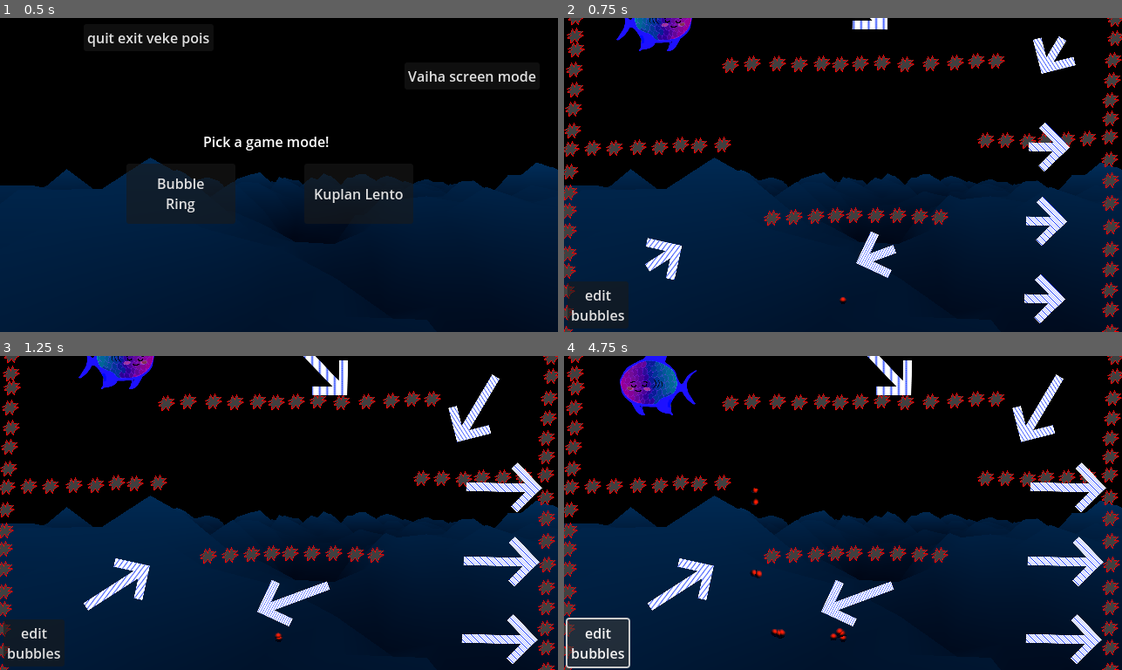
Above: before the commit, frames 1-4 (two rows, left to right).
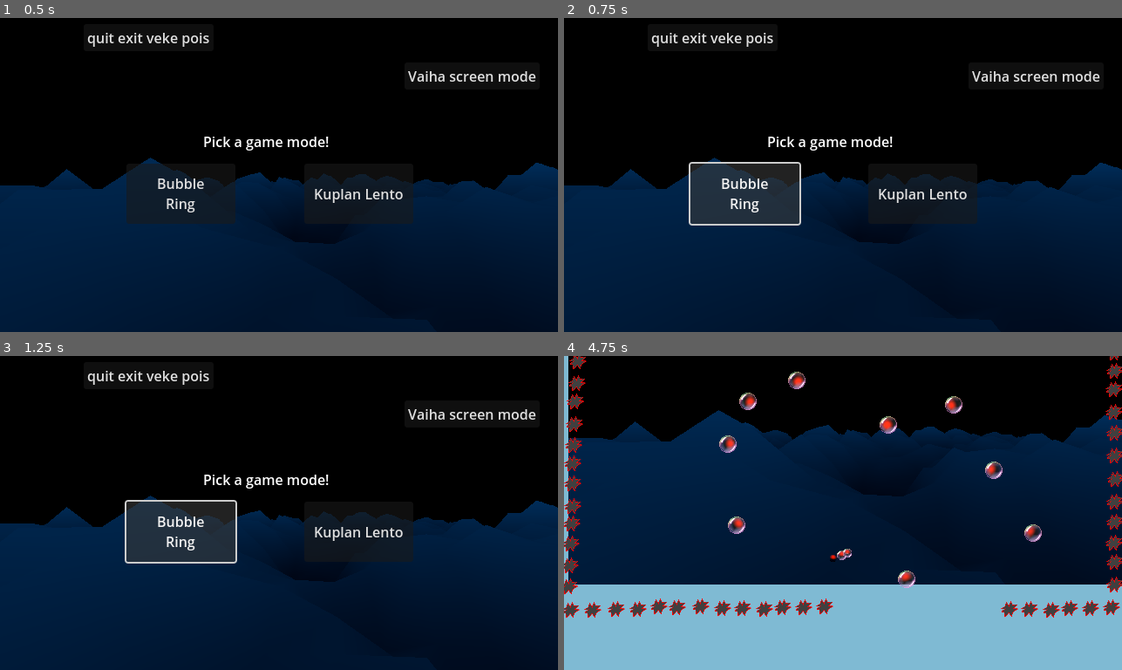
Above: after the commit, the same moments.

Repository: Raattis/ggj25
Game: Godot game, scene res://paavalikko.tscn
Same seed, same stepped clock (60 frames per second), same inputs: the game is played once before the commit and once after it. The engine's default icon, where the game draws it, is replaced by a stand-in: a white triangle on a blue panel in a dark square.
Inputs (mouse positions are in pixels of both pictures, inside the frame that each line leads up to):
- Up to frame 1 (0.5 s): no input
- Up to frame 2 (0.75 s): click "Bubble Ring" at 0.5 s
- Up to frame 3 (1.25 s): no input
- Up to frame 4 (4.75 s): click (597, 641) at 1.25 s, where only the run before the commit has a clickable "edit bubbles"; click (597, 641) at 2 s, where only the run before the commit has a clickable "edit map"; click (921, 531) at 2.75 s, where only the run after the commit has a clickable "Kuplan Lento"; click (597, 641) at 3.5 s, where only the run before the commit has a clickable "edit bubbles"; click (597, 641) at 4.25 s, where only the run before the commit has a clickable "edit map"

Frame 1 is identical in both runs. In frame 2, 14% of the frame differs, in the area x 0-100%, y 0-100%; in frame 3, 16%; in frame 4, 64%.

Commit message:
ankkurien kerays

Diff:
--- a/godot-project/kentat/kenta_kahdeksikko.tscn
+++ b/godot-project/kentat/kenta_kahdeksikko.tscn
@@ -1,9 +1,11 @@
-[gd_scene load_steps=5 format=3 uid="uid://bcrrmnmev2k1t"]
+[gd_scene load_steps=7 format=3 uid="uid://bcrrmnmev2k1t"]
 
 [ext_resource type="PackedScene" uid="uid://xjwqtpiaaa4o" path="res://riku/piikki.tscn" id="1_brnge"]
 [ext_resource type="PackedScene" uid="uid://dagu8ijc37k04" path="res://riku/death_plane.tscn" id="2_qxlhe"]
 [ext_resource type="PackedScene" uid="uid://cf81ogclcnnb6" path="res://riku/siirreltava.tscn" id="3_c42sy"]
 [ext_resource type="PackedScene" uid="uid://c1iba0jrj8j7w" path="res://riku/win_plane.tscn" id="4_hfthl"]
+[ext_resource type="PackedScene" uid="uid://b16pwl1lkdp8p" path="res://vesa/ankkurininen.tscn" id="5_qxlhe"]
+[ext_resource type="PackedScene" uid="uid://blhgyhqy0sdsu" path="res://riku/mode_switch.tscn" id="6_c42sy"]
 
 [node name="kenta_kahdeksikko" type="Node2D"]
 
@@ -260,23 +262,26 @@
 position = Vector2(131, 260)
 rotation = -0.58294
 
-[node name="siirreltava3" parent="siirreltavat" instance=ExtResource("3_c42sy")]
-position = Vector2(577, 145)
-
-[node name="siirreltava6" parent="siirreltavat" instance=ExtResource("3_c42sy")]
-position = Vector2(371, 9)
-rotation = 0.785398
-
-[node name="siirreltava7" parent="siirreltavat" instance=ExtResource("3_c42sy")]
-position = Vector2(552, 63)
-rotation = 2.0944
-
-[node name="siirreltava4" parent="siirreltavat" instance=ExtResource("3_c42sy")]
-position = Vector2(574, 230)
-
-[node name="siirreltava5" parent="siirreltavat" instance=ExtResource("3_c42sy")]
-position = Vector2(572, 319)
-
 [node name="win_plane" parent="." instance=ExtResource("4_hfthl")]
 position = Vector2(368, -105)
 scale = Vector2(10, 1)
+
+[node name="ankkuri" parent="." instance=ExtResource("5_qxlhe")]
+position = Vector2(108, 35)
+
+[node name="ankkuri2" parent="." instance=ExtResource("5_qxlhe")]
+position = Vector2(570, 29)
+
+[node name="ankkuri3" parent="." instance=ExtResource("5_qxlhe")]
+position = Vector2(333, 14)
+
+[node name="mode_switch" parent="." instance=ExtResource("6_c42sy")]
+z_index = 1
+offset_left = 9.0
+offset_top = 299.0
+offset_right = 79.0
+offset_bottom = 353.0
+text = "editing
+bubbles"
+
+[connection signal="pressed" from="mode_switch" to="mode_switch" method="_on_pressed"]
--- /dev/null
+++ b/godot-project/kentat/kenta_tutorial.tscn
@@ -0,0 +1,64 @@
+[gd_scene load_steps=6 format=3 uid="uid://71mwi3rl47cg"]
+
+[ext_resource type="PackedScene" uid="uid://xjwqtpiaaa4o" path="res://riku/piikki.tscn" id="1_hovwc"]
+[ext_resource type="PackedScene" uid="uid://dagu8ijc37k04" path="res://riku/death_plane.tscn" id="2_8tc5p"]
+[ext_resource type="PackedScene" uid="uid://c1iba0jrj8j7w" path="res://riku/win_plane.tscn" id="3_loxyf"]
+[ext_resource type="PackedScene" uid="uid://b16pwl1lkdp8p" path="res://vesa/ankkurininen.tscn" id="4_ktpr6"]
+[ext_resource type="PackedScene" uid="uid://c6xc05f84igpk" path="res://vesa/virtanen.tscn" id="5_i1tjq"]
+
+[node name="kenta_tutorial" type="Node2D"]
+
+[node name="ohjeet" type="Label" parent="."]
+offset_left = 24.0
+offset_top = 118.0
+offset_right = 292.0
+offset_bottom = 219.0
+text = "Left click to attach bubbles
+Right click to delete
+Collect 10 anchors to win the level!
+"
+
+[node name="esteet" type="Node" parent="."]
+
+[node name="piikki" parent="esteet" instance=ExtResource("1_hovwc")]
+position = Vector2(325, 181)
+scale = Vector2(1.8255, 1.8255)
+
+[node name="piikki2" parent="esteet" instance=ExtResource("1_hovwc")]
+position = Vector2(154, 81)
+
+[node name="piikki3" parent="esteet" instance=ExtResource("1_hovwc")]
+position = Vector2(570, 81)
+
+[node name="death_plane" parent="." instance=ExtResource("2_8tc5p")]
+position = Vector2(-80, 259)
+scale = Vector2(1, 5.53272)
+
+[node name="death_plane2" parent="." instance=ExtResource("2_8tc5p")]
+position = Vector2(717, 260)
+scale = Vector2(1, 5.53272)
+
+[node name="death_plane4" parent="." instance=ExtResource("2_8tc5p")]
+position = Vector2(377, -123)
+scale = Vector2(24.1192, 0.469113)
+
+[node name="death_plane5" parent="." instance=ExtResource("2_8tc5p")]
+position = Vector2(385, 636)
+scale = Vector2(24.1192, 0.469113)
+
+[node name="siirreltavat" type="Node" parent="."]
+
+[node name="win_plane" parent="." instance=ExtResource("3_loxyf")]
+position = Vector2(368, 466)
+scale = Vector2(10, 1)
+
+[node name="ankkuri3" parent="." instance=ExtResource("4_ktpr6")]
+position = Vector2(331, 101)
+
+[node name="the virtanen" parent="." instance=ExtResource("5_i1tjq")]
+position = Vector2(280, 74)
+rotation = 0.329232
+
+[node name="the virtanen2" parent="." instance=ExtResource("5_i1tjq")]
+position = Vector2(375, 51)
+rotation = 2.69337
--- /dev/null
+++ b/godot-project/kentat/voitto_teksti.gd
@@ -0,0 +1,7 @@
+extends Label
+
+func _process(delta):
+	if GameManager.anchors_collected >= 10:
+		text = str(GameManager.anchors_collected) + "/10 anchors collected\nVICTORYY!!\nPress number from 1 to " + str(GameManager.map_count)
+	else:
+		text = str(GameManager.anchors_collected) + "/10 anchors collected"
--- a/godot-project/riku/cluster.gd
+++ b/godot-project/riku/cluster.gd
@@ -11,6 +11,7 @@
 var liike_nopeus = 500.0
 var kierto_nopeus = 10000.0
 
+var anchors_collected := 0
 
 func _ready():
 	if get_tree().get_current_scene().name.find("fly") != -1:
@@ -90,7 +91,7 @@
 	center_of_mass_local /= get_child_count()
 	var center_of_mass_global := to_global(center_of_mass_local)
 
-	if get_child_count() > 0:
+	if get_child_count() > 1:
 		for child in get_children():
 			child = child as CollisionShape2D
 			var dont_move := false
@@ -100,7 +101,7 @@
 			for b in get_children() as Array[CollisionShape2D]:
 				if b == child:
 					continue
-				var radii :float= r + child.shape.radius
+				var radii :float= r + b.shape.radius
 				var radii_sqrd := radii * radii
 				var dist_sqrd = (b.position - p).length_squared()
 				var new_dist_sqrd = (b.position - candidate_position).length_squared()
@@ -152,7 +153,9 @@
 		destroy()
 	if (body as StaticBody2D).collision_layer & (1<<4) != 0:
 		get_parent().get_parent().find_child("the kalanen").etippä_toi(self);
-		print("Kalanen hengitti kuplan!")
+		print("Voittoon mentiin ", anchors_collected, " ankkurin kanssa.")
+		GameManager.anchors_collected += anchors_collected
+
 
 func find_closest_spot(pos: Vector2, radius: float) -> Vector2:
 	var closest_dist :float= INF
--- a/godot-project/riku/death_plane.tscn
+++ b/godot-project/riku/death_plane.tscn
@@ -13,4 +13,5 @@
 shape = SubResource("RectangleShape2D_v0xw8")
 
 [node name="death_gfx" type="Sprite2D" parent="."]
+visible = false
 texture = ExtResource("1_vn5dp")
--- a/godot-project/riku/game_manager.gd
+++ b/godot-project/riku/game_manager.gd
@@ -1,3 +1,7 @@
 extends Node
 
 var bubbles_add_mode := true
+var map_changed := false
+var siirreltavat :Node= null
+var anchors_collected := 0
+var map_count := 0
--- a/godot-project/riku/kursori.gd
+++ b/godot-project/riku/kursori.gd
@@ -32,6 +32,12 @@
 
 
 func _process(delta: float):
+	if GameManager.map_changed and cluster_parent:
+		GameManager.map_changed = false
+		cluster_parent.name = "old_cluster_parent"
+		cluster_parent.queue_free()
+		cluster_parent = null
+
 	if not cluster_parent:
 		cluster_parent = Node2D.new()
 		cluster_parent.name = "cluster_parent"
@@ -87,9 +93,9 @@
 
 const SIIRRELTAVA = preload("res://riku/siirreltava.tscn")
 func _input(event: InputEvent):
-	if event is InputEventMouseButton and event.double_click and event.button_index == MOUSE_BUTTON_LEFT and not GameManager.bubbles_add_mode:
+	if event is InputEventMouseButton and event.double_click and event.button_index == MOUSE_BUTTON_LEFT and not GameManager.bubbles_add_mode and GameManager.siirreltavat:
 		var siirreltava := SIIRRELTAVA.instantiate()
-		$"..".find_child("siirreltavat", true).add_child(siirreltava)
+		GameManager.siirreltavat.add_child(siirreltava)
 		siirreltava.global_position = get_global_mouse_position()
 	if event.is_action_pressed("launch"):
 		launch()
--- a/godot-project/riku/maailma.tscn
+++ b/godot-project/riku/maailma.tscn
@@ -6,9 +6,9 @@
 [ext_resource type="PackedScene" uid="uid://daq0pfywwl0eb" path="res://riku/kupla_gfx.tscn" id="2_cspln"]
 [ext_resource type="PackedScene" uid="uid://cdh1dxarb8aqr" path="res://riku/kupla_coll.tscn" id="3_h4tqo"]
 [ext_resource type="PackedScene" uid="uid://bcrrmnmev2k1t" path="res://kentat/kenta_kahdeksikko.tscn" id="4_1f6c8"]
-[ext_resource type="PackedScene" uid="uid://blhgyhqy0sdsu" path="res://riku/mode_switch.tscn" id="8_w20kg"]
-[ext_resource type="PackedScene" uid="uid://b684m0s4us8kb" path="res://vesa/kalanen.tscn" id="10_em6w7"]
-[ext_resource type="PackedScene" uid="uid://b16pwl1lkdp8p" path="res://vesa/ankkurininen.tscn" id="10_msu6y"]
+[ext_resource type="PackedScene" uid="uid://dx66bfx2xx7hu" path="res://vesa/kalanen.tscn" id="10_em6w7"]
+[ext_resource type="Script" uid="uid://cj3j5u15dfmam" path="res://riku/mapin_vaihto.gd" id="10_msu6y"]
+[ext_resource type="Script" uid="uid://db24hqv5btw2k" path="res://kentat/voitto_teksti.gd" id="11_cuxj6"]
 [ext_resource type="Script" uid="uid://ckt0usd1iobuf" path="res://riku/drag_kamera.gd" id="11_msu6y"]
 
 [node name="maailma" type="Node2D"]
@@ -44,18 +44,17 @@
 position = Vector2(320, 180)
 script = ExtResource("11_msu6y")
 
-[node name="kenta_kahdeksikko" parent="." instance=ExtResource("4_1f6c8")]
+[node name="mapit" type="Node" parent="."]
+script = ExtResource("10_msu6y")
+arr = Array[PackedScene]([ExtResource("10_cuxj6"), ExtResource("4_1f6c8")])
 
-[node name="mode_switch" parent="." instance=ExtResource("8_w20kg")]
-z_index = 1
-
-[node name="ankkuri" parent="." instance=ExtResource("10_msu6y")]
-position = Vector2(226, 142)
-
-[node name="ankkuri2" parent="." instance=ExtResource("10_msu6y")]
-position = Vector2(453, 146)
-
-[node name="level" type="Node" parent="."]
+[node name="voitto_teksti" type="Label" parent="."]
+offset_left = 188.0
+offset_top = 6.0
+offset_right = 439.0
+offset_bottom = 29.0
+text = "0/10 anchors collected"
+horizontal_alignment = 1
+script = ExtResource("11_cuxj6")
 
 [connection signal="body_entered" from="cluster" to="cluster" method="_on_body_entered"]
-[connection signal="pressed" from="mode_switch" to="mode_switch" method="_on_pressed"]
--- /dev/null
+++ b/godot-project/riku/mapin_vaihto.gd
@@ -0,0 +1,42 @@
+class_name Mapit
+extends Node
+
+@export var arr : Array[PackedScene] = []
+
+func _ready():
+	GameManager.map_count = arr.size()
+	load_map(0)
+
+func load_map(i: int):
+	if i >= arr.size():
+		return
+	var n := arr[i].instantiate()
+	if get_child_count() > 0:
+		remove_child(get_child(0))
+	add_child(n)
+	GameManager.siirreltavat = n.find_child("siirreltavat")
+	GameManager.map_changed = true
+	GameManager.anchors_collected = 0
+
+func _input(event: InputEvent):
+	var k := event as InputEventKey
+	if k and k.keycode == KEY_1:
+		load_map(0)
+	if k and k.keycode == KEY_2:
+		load_map(1)
+	if k and k.keycode == KEY_3:
+		load_map(2)
+	if k and k.keycode == KEY_4:
+		load_map(3)
+	if k and k.keycode == KEY_5:
+		load_map(4)
+	if k and k.keycode == KEY_6:
+		load_map(5)
+	if k and k.keycode == KEY_7:
+		load_map(6)
+	if k and k.keycode == KEY_8:
+		load_map(7)
+	if k and k.keycode == KEY_9:
+		load_map(8)
+	if k and k.keycode == KEY_0:
+		load_map(9)
--- a/godot-project/riku/piikki.tscn
+++ b/godot-project/riku/piikki.tscn
@@ -3,6 +3,7 @@
 [ext_resource type="Texture2D" uid="uid://d3yylr5yhuygk" path="res://piikkiii.png" id="1_pa8mk"]
 
 [sub_resource type="CircleShape2D" id="CircleShape2D_cspln"]
+radius = 5.0
 
 [node name="piikki" type="StaticBody2D"]
 collision_layer = 4
--- a/godot-project/riku/win_plane.tscn
+++ b/godot-project/riku/win_plane.tscn
@@ -13,4 +13,5 @@
 shape = SubResource("RectangleShape2D_v0xw8")
 
 [node name="death_gfx" type="Sprite2D" parent="."]
+visible = false
 texture = ExtResource("1_0bpaq")
--- a/godot-project/vesa/ankkurininen.gd
+++ b/godot-project/vesa/ankkurininen.gd
@@ -5,4 +5,6 @@
 	pass
 
 func _on_body_entered(body: Node2D) -> void:
-	(body as Cluster).gravity_scale = 1;
+	var cluster := (body as Cluster)
+	cluster.gravity_scale = 1;
+	cluster.anchors_collected += 1
--- a/godot-project/vesa/ankkurininen.tscn
+++ b/godot-project/vesa/ankkurininen.tscn
@@ -4,12 +4,12 @@
 [ext_resource type="Script" uid="uid://buf7yicrf2ho4" path="res://vesa/ankkurininen.gd" id="1_yk35j"]
 
 [sub_resource type="CircleShape2D" id="CircleShape2D_cspln"]
-radius = 30.0
+radius = 80.0
 
 [node name="ankkuri" type="Area2D"]
 scale = Vector2(0.16, 0.16)
-collision_layer = 63
-collision_mask = 63
+collision_layer = 32
+collision_mask = 2
 script = ExtResource("1_yk35j")
 
 [node name="gfx" type="Sprite2D" parent="."]
Not shown, added: godot-project/kentat/voitto_teksti.gd.uid
Not shown: 1 places in godot-project/riku/maailma.tscn that only renumber resources
Not shown, added: godot-project/riku/mapin_vaihto.gd.uid
